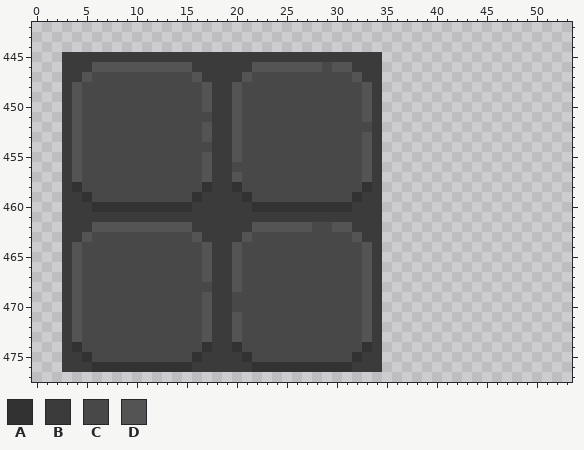
Pixel-art file, stored at assets/sprites/custom-art/tiles/room.aseprite. The picture above was drawn from the file before the commit.
960x540 pixels, 1 frame. Colours within 5 levels of each other are drawn and written as one. Shown: x 0..53, y 442..477.
Visible layers, top first: "texture/Layer 2 Copy #2" opacity 28%, "texture/Layer 2 Copy" opacity 28%, "walls/base/drop shadow" opacity 20%, "walls/base/overlays", "walls/base/Group 1/Layer 8" opacity 37%, "walls/base/Group 1/Layer 9", "walls/base/Group 1/Layer 7", "walls/base/Group 1/Layer 2 Copy Copy Cop", "walls/base/Layer 2 Copy Copy Copy Copy", "walls/base/Layer 2 Copy Copy Copy #2", "walls/base/Layer 2 Copy Copy Copy", "walls/base/Layer 2 Copy", "walls/base/Layer 2", "ground/Layer 6" opacity 26% darken, "ground/Layer 5".
Palette (. is transparent): A #323232  B #3b3b3b  C #484848  D #545454
Pixels before, first column x 3:
445 BBBBBBBBBBBBBBBBBBBBBBBBBBBBBBBB
446 BBBDDDDDDDDDDBBBBBBDDDDDDDCDDBBB
447 BBDCCCCCCCCCCDBBBBDCCCCCCCCCCDBB
448 BDCCCCCCCCCCCCDBBDCCCCCCCCCCCCDB
449 BDCCCCCCCCCCCCDBBDCCCCCCCCCCCCDB
450 BDCCCCCCCCCCCCDBBDCCCCCCCCCCCCDB
451 BDCCCCCCCCCCCCCBBDCCCCCCCCCCCCDB
452 BDCCCCCCCCCCCCDBBDCCCCCCCCCCCCCB
453 BDCCCCCCCCCCCCDBBDCCCCCCCCCCCCDB
454 BDCCCCCCCCCCCCCBBDCCCCCCCCCCCCDB
455 BDCCCCCCCCCCCCDBBDCCCCCCCCCCCCDB
456 BDCCCCCCCCCCCCDBBCCCCCCCCCCCCCDB
457 BDCCCCCCCCCCCCDBBDCCCCCCCCCCCCDB
458 BACCCCCCCCCCCCABBACCCCCCCCCCCCAB
459 BBACCCCCCCCCCABBBBACCCCCCCCCCABB
460 BBBAAAAAAAAAABBBBBBAAAAAAAAAABBB
461 BBBBBBBBBBBBBBBBBBBBBBBBBBBBBBBB
462 BBBDDDDDDDDDDBBBBBBDDDDDDCCDDBBB
463 BBDCCCCCCCCCCDBBBBDCCCCCCCCCCDBB
464 BDCCCCCCCCCCCCDBBDCCCCCCCCCCCCDB
465 BDCCCCCCCCCCCCDBBDCCCCCCCCCCCCDB
466 BDCCCCCCCCCCCCDBBDCCCCCCCCCCCCDB
467 BDCCCCCCCCCCCCDBBDCCCCCCCCCCCCDB
468 BDCCCCCCCCCCCCCBBDCCCCCCCCCCCCDB
469 BDCCCCCCCCCCCCDBBCCCCCCCCCCCCCDB
470 BDCCCCCCCCCCCCDBBCCCCCCCCCCCCCDB
471 BDCCCCCCCCCCCCDBBDCCCCCCCCCCCCDB
472 BDCCCCCCCCCCCCDBBDCCCCCCCCCCCCDB
473 BDCCCCCCCCCCCCDBBDCCCCCCCCCCCCDB
474 BACCCCCCCCCCCCABBACCCCCCCCCCCCAB
475 BBACCCCCCCCCCABBBBACCCCCCCCCCABB
476 BBBAAAAAAAAAABBBBBBAAAAAAAAAABBB
After:
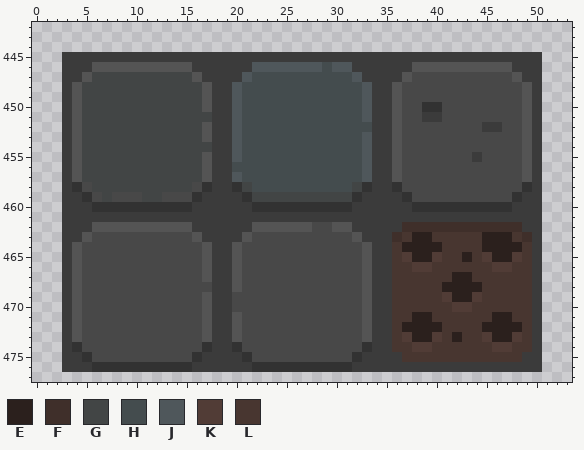
Colours new in this view: E #2b201d  F #3f2f2a  G #424545  H #444c4e  J #4f575b  K #513c36  L #483630
The edit:
layer "ground/sewer-grate" added
layer "ground/overlay" opacity 26% darken added
layer "ground/Layer 6" removed
Changed rows in their new state; - is an unchanged pixel.
Layer "ground/overlay":
first column x 5:
445 ------------------------------BBBBBBBBBBBBBBBB
446 -----------------JJJJJJJHJJ---BBBDDDDDDDDDDBBB
447 -GGGGGGGGGG-----JHHHHHHHHHHJ--BBDCCCCCCCCCCDBB
448 GGGGGGGGGGGG---JHHHHHHHHHHHHJ-BDCCCCCCCCCCCCDB
449 GGGGGGGGGGGG---JHHHHHHHHHHHHJ-BDCCCCCCCCCCCCDB
450 GGGGGGGGGGGG---JHHHHHHHHHHHHJ-BDCCAACCCCCCCCDB
451 GGGGGGGGGGGGG--JHHHHHHHHHHHHJ-BDCCBBCCCCCCCCDB
452 GGGGGGGGGGGG---JHHHHHHHHHHHHH-BDCCCCCCCCBBCCDB
453 GGGGGGGGGGGG---JHHHHHHHHHHHHJ-BDCCCCCCCCCCCCDB
454 GGGGGGGGGGGGG--JHHHHHHHHHHHHJ-BDCCCCCCCCCCCCDB
455 GGGGGGGGGGGG---JHHHHHHHHHHHHJ-BDCCCCCCCBCCCCDB
456 GGGGGGGGGGGG---HHHHHHHHHHHHHJ-BDCCCCCCCCCCCCDB
457 GGGGGGGGGGGG---JHHHHHHHHHHHHJ-BDCCCCCCCCCCCCDB
458 -GGGGGGGGGG-----GHHHHHHHHHHG--BACCCCCCCCCCCCAB
459 --G---GG---------GGGGGGGGGG---BBACCCCCCCCCCABB
460 ------------------------------BBBAAAAAAAAAABBB
461 ------------------------------BBBBBBBBBBBBBBBB
462 ------------------------------BBFFFFFFFFFFFFBB
463 ------------------------------BFLEELLLLLEEELFB
464 ------------------------------BLEEEELLLLEEEELB
465 ------------------------------BLKEEKLLELKEEKLB
466 ------------------------------BLLKKLLLLLLKKLLB
467 ------------------------------BLLLLLLEELLLLLLB
468 ------------------------------BLLLLLEEEELLLLLB
469 ------------------------------BLLLLLKEEKLLLLLB
470 ------------------------------BLLLLLLKKLLLLLLB
471 ------------------------------BLLEELLLLLLEELLB
472 ------------------------------BLEEEELLLLEEEELB
473 ------------------------------BLKEEKLELLKEEKLB
474 ------------------------------BLLKKLLLLLLKKLLB
475 ------------------------------BBLLLLLLLLLLLLBB
476 ------------------------------BBBBBBBBBBBBBBBB
Changed places in both pictures, as pixel boxes (x1, y1, x2, y2):
changed: (82, 52, 542, 372)
